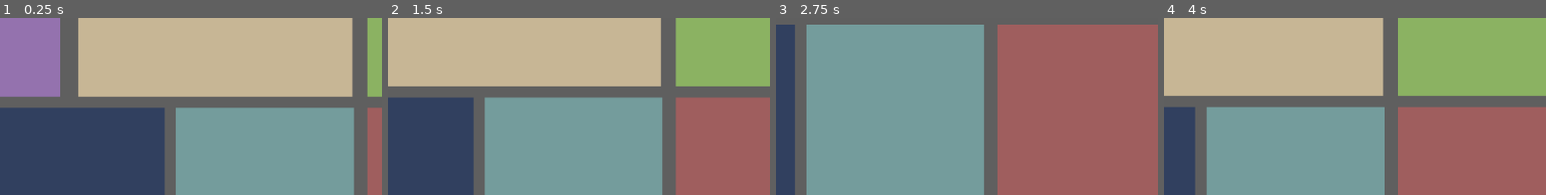
Above: before the commit, frames 1-4 (left to right).
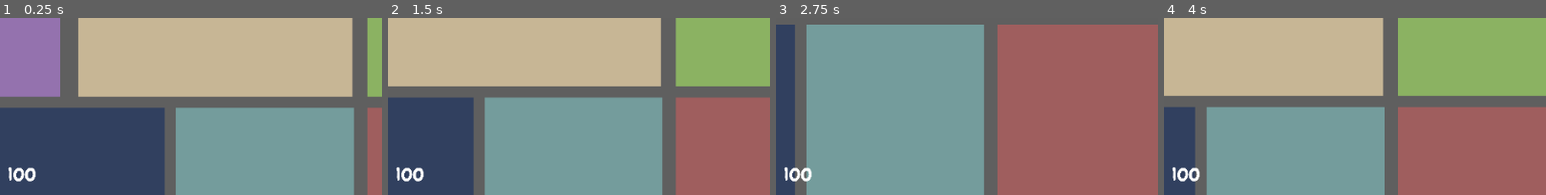
Above: after the commit, the same moments.

Repository: jackmakesthings/boo
Game: Godot game, scene res://house.tscn
The game is run twice, just before and just after one commit, with the same random seed, the same clock (stepped at 60 frames per second) and the same inputs.
Inputs:
- Up to frame 1 (0.25 s): no input
- Up to frame 2 (1.5 s): tap Enter at 0.5 s; hold Right (move_right) 0.53-1.28 s; hold Space (boo) 0.53-1.28 s; hold Down (move_down) from 1.28 s (still down); tap Space (boo) at 1.35 s
- Up to frame 3 (2.75 s): release Down (move_down) at 2.03 s; hold Right (move_right) from 2.03 s (still down); hold Space (boo) from 2.03 s (still down)
- Up to frame 4 (4 s): release Right (move_right) at 2.78 s; release Space (boo) at 2.78 s; hold Up (move_up) 2.78-3.53 s; tap Space (boo) at 2.85 s; hold Left (move_left) from 3.53 s (still down); hold Space (boo) from 3.53 s (still down)
The pictures show only the part of the screen within x 47-97%, y 0-50%; the shares and areas given below are measured in that part.

The runs differ from the first frame. In frame 1, 0.4% of the frame differs, in the area x 2-10%, y 83-93%; in frame 2, 0.4%; in frame 3, 0.4%; in frame 4, 0.4%.

Commit message:
added basic damage/heal code

Diff:
--- a/ghost.gd
+++ b/ghost.gd
@@ -5,21 +5,24 @@
 # To make any variable editor-adjustable,
 # export it; provide a default value, a type, or both
 
-export (int) var speed = 200
+export (int) var speed = 300
 export (float) var friction = 0.04
 export (float) var acceleration = 0.1
+
+# Damage/healing knobs
+export (float) var health_decay_rate = 25
+export (float) var health_decay_delay = 0
+export (float) var health_recharge_rate = 1
+export (float) var health_recharge_delay = 0
 
 # Velocity is for physics; to change ghost speed, edit the speed var
 var velocity = Vector2.ZERO
 
 # Statuses
+# Maybe we treat these as states...
 var in_light = false
 var time_in_light = 0
 var health = 100
-
-export (float) var health_decay_rate = .1
-export (float) var health_decay_delay = 0
-export (float) var health_recharge_rate = .1
 
 func get_input(_delta):
 	var input_velocity = Vector2.ZERO
@@ -64,28 +67,35 @@
 	# Show/hide "!"
 	if (in_light):
 		$body/reaction.visible = true
+		take_damage(_delta)
 	else:
 		$body/reaction.visible = false
+		if (health < 100):
+			heal(_delta)
+
+	if (health < 100):
+		$healthWheel.visible = true
+	else:
+		$healthWheel.visible = false
+
+	var rounded_health = round(health)
+	$health.text = min(100, rounded_health) as String
+	$healthWheel.value = min(100, health)
 #
-	$body/health.text = health as String
+func take_damage(_delta):
+	if (health > 0):
+		health = health -  (_delta * health_decay_rate)
 #
-#func take_damage(_delta):
-#	if (health > 0):
-#		health = health - (_delta * health_decay_rate)
-#
-#func heal(_delta):
-#	if (health < 100):
-#		health = health + (_delta + health_recharge_rate)
+func heal(_delta):
+	if (health < 100):
+		health = health + (_delta + health_recharge_rate)
 #
 func on_light_entered():
-	print('in')
 	$body/face.play("oh-no")
 	$body/face.playing = true
 
 func on_light_exited():
-	print('out')
 	$body/face.play("happy")
-
 	$body/face.playing = true
 #
 
--- a/player.tscn
+++ b/player.tscn
@@ -1,10 +1,13 @@
-[gd_scene load_steps=25 format=2]
+[gd_scene load_steps=29 format=2]
 
 [ext_resource path="res://ghost.gd" type="Script" id=1]
 [ext_resource path="res://ghostbody.png" type="Texture" id=2]
 [ext_resource path="res://alert.png" type="Texture" id=3]
 [ext_resource path="res://ghostbutt.png" type="Texture" id=4]
 [ext_resource path="res://all-faces.png" type="Texture" id=5]
+[ext_resource path="res://Chewy-Regular.ttf" type="DynamicFontData" id=6]
+[ext_resource path="res://ui/radial-bg.png" type="Texture" id=7]
+[ext_resource path="res://ui/radial-fg.png" type="Texture" id=8]
 
 [sub_resource type="AtlasTexture" id=1]
 flags = 4
@@ -129,13 +132,16 @@
 "name": "boo",
 "speed": 5.0
 } ]
+
+[sub_resource type="DynamicFont" id=20]
+size = 100
+font_data = ExtResource( 6 )
 
 [node name="ghost" type="KinematicBody2D"]
 position = Vector2( 547.479, 285.643 )
 rotation = 6.28319
 scale = Vector2( 0.5, 0.5 )
 script = ExtResource( 1 )
-speed = 300
 
 [node name="Camera2D" type="Camera2D" parent="."]
 position = Vector2( -1.59302, 2.82361 )
@@ -165,19 +171,33 @@
 position = Vector2( 10, 11.654 )
 frames = SubResource( 19 )
 animation = "happy"
-frame = 1
 playing = true
 
-[node name="health" type="Label" parent="body"]
-margin_left = 94.0292
-margin_top = -154.152
-margin_right = 134.029
-margin_bottom = -123.152
+[node name="CollisionPolygon2D" type="CollisionPolygon2D" parent="."]
+polygon = PoolVector2Array( -62.3435, -39.5999, 68.172, -38.4112, 62.2268, 135.808, -68.8832, 133.133, -62.9379, -37.2214 )
+
+[node name="health" type="Label" parent="."]
+margin_left = -84.0009
+margin_top = -418.999
+margin_right = 70.9991
+margin_bottom = -157.999
+custom_fonts/font = SubResource( 20 )
 text = "100
 "
+align = 1
 __meta__ = {
 "_edit_use_anchors_": false
 }
 
-[node name="CollisionPolygon2D" type="CollisionPolygon2D" parent="."]
-polygon = PoolVector2Array( -62.3435, -39.5999, 68.172, -38.4112, 62.2268, 135.808, -68.8832, 133.133, -62.9379, -37.2214 )
+[node name="healthWheel" type="TextureProgress" parent="."]
+margin_left = -171.018
+margin_top = -519.435
+margin_right = 147.982
+margin_bottom = -200.435
+texture_under = ExtResource( 7 )
+texture_progress = ExtResource( 8 )
+fill_mode = 4
+tint_under = Color( 0.517647, 0.517647, 0.517647, 1 )
+__meta__ = {
+"_edit_use_anchors_": false
+}
